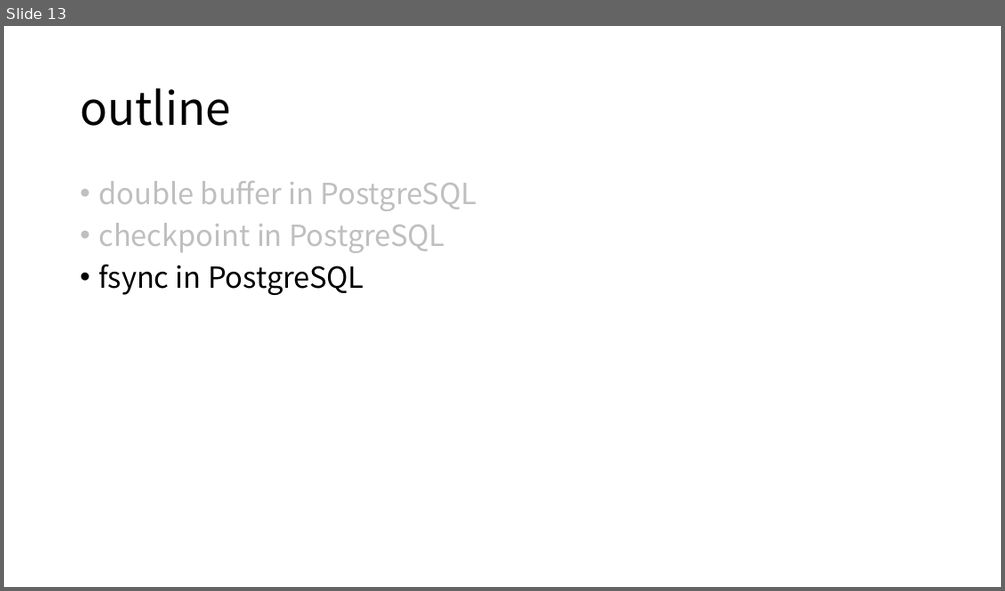
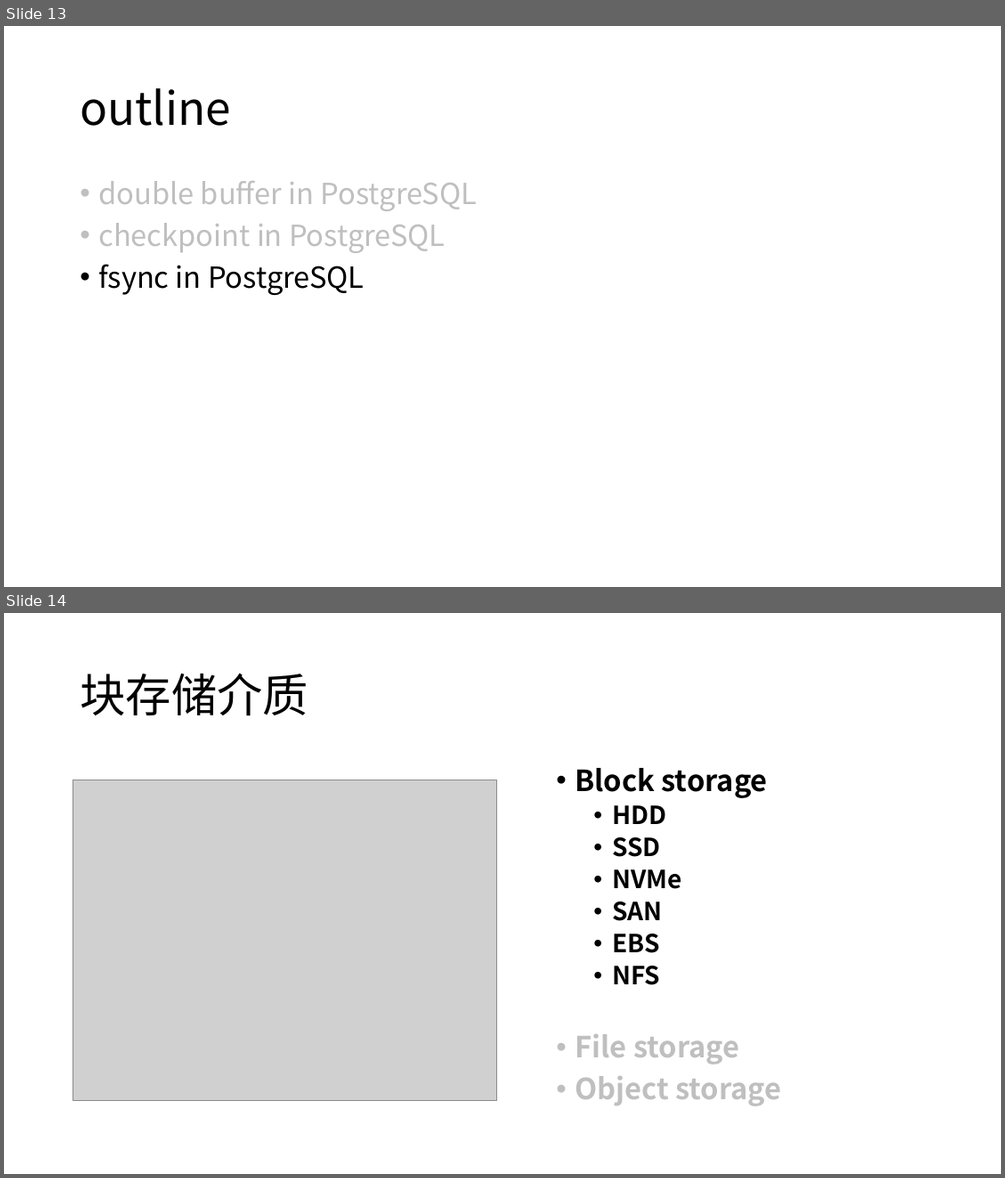
Before and after one commit to yummyliu/papers, a slide deck: pg-buffer.pptx. Shown one above the other, each under a label of ours: slide 13 before the commit, slides 13 and 14 after it. The pictures are 1005x591 and 1005x1178 pixels, drawn with LibreOffice and Linux fonts; fonts in the diff are those of the drawing; grey boxes stand for pictures. Boxes give left, top, right and bottom in pixels: in the first picture for what was removed or moved away, otherwise in the second. Text is boxed around its words. In the diff, an @@ line names an element or a change of style, - is before the commit and + after.

```diff
--- a/pg-buffer.pptx
+++ b/pg-buffer.pptx
@@ slide 14 added at (4, 613, 1001, 1174), background #FFFFFF @@
@@ title added at (80, 673, 308, 716), 44 pt, text #000000 @@
+块存储介质
@@ text added at (574, 768, 781, 1106), 28 pt, text #000000, bold @@
+• Block storage
+  • HDD
+  • SSD
+  • NVMe
+  • SAN
+  • EBS
+  • NFS
+• File storage
+• Object storage
@@ picture added at (73, 780, 497, 1101) @@
```
Also in this commit, not shown: 2 slides changed, 4 other slides added, 3 slides removed.
